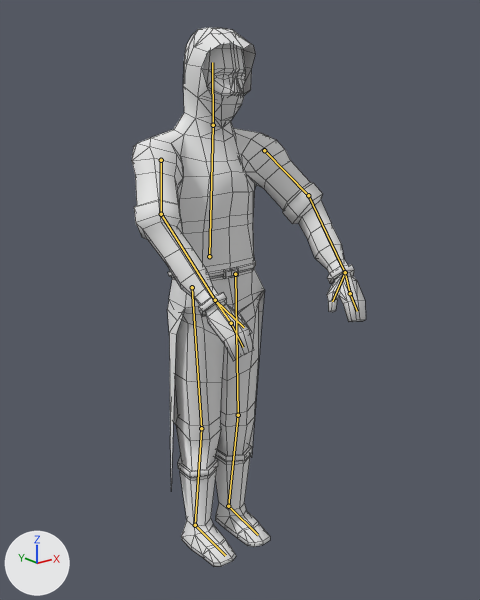
A saved change to the Blender file Assets/Models/MainChar/MainChar.blend.
Rendered twice from a 50 mm camera at (-36.0, -47.6, 47.3) aimed at (0.2, -2.3, 29.2). The axes (+X, +Y, +Z) are drawn at lower left. The lights are the same throughout. The bones that bend it are drawn over the model as lines. Mesh edges are drawn as thin lines.
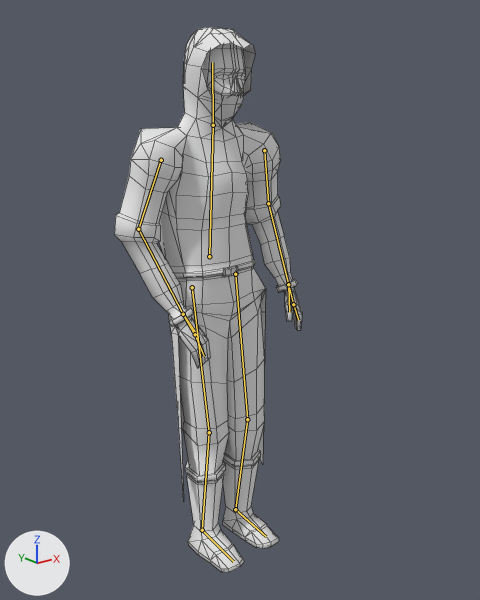
The newer file adds an action. The first version stands in its rest pose; the second is drawn at frame 0 of the action 'Idle w/o sword'.

Boxes [x1, y1, x2, y2] around the edits, measured in the pictures (480 x 600 px):
'Plane', posed (20% narrower): before [132, 27, 366, 567]; after [114, 27, 302, 573]
bone 'Bone.006', root to tip: before (264, 150) to (308, 195); after (264, 150) to (268, 203)
bone 'Bone.007', root to tip: before (308, 195) to (345, 272); after (268, 203) to (288, 284)
bone 'Bone.019', root to tip: before (345, 272) to (332, 301); after (288, 284) to (289, 312)
bone 'Bone.021', root to tip: before (345, 272) to (350, 293); after (288, 284) to (293, 304)
bone 'Bone.004', root to tip: before (161, 160) to (161, 214); after (161, 160) to (138, 229)
bone 'Bone.005', root to tip: before (161, 214) to (215, 300); after (138, 229) to (183, 314)
bone 'Bone.024', root to tip: before (215, 300) to (244, 327); after (183, 314) to (198, 336)
bone 'Bone.027', root to tip: before (215, 300) to (231, 323); after (183, 314) to (195, 334)
bone 'Bone.011', root to tip: before (192, 287) to (201, 428); after (192, 287) to (209, 432)
bone 'Bone.012', root to tip: before (201, 428) to (195, 525); after (209, 432) to (202, 530)
bone 'Bone.010', root to tip: before (235, 274) to (238, 415); after (235, 274) to (247, 419)
bone 'Bone.013', root to tip: before (238, 415) to (228, 506); after (247, 419) to (235, 509)
bone 'Bone.015', root to tip: before (228, 506) to (258, 535); after (235, 509) to (266, 536)

The change in detail:
Bone 'Bone.006' (bone_bone_006) turns from (0, 0, 0) to (49, 5, -29) degrees about its own x, y and z.
Bone 'Bone.007' (bone_bone_007) turns from (0, 0, 0) to (-19, 3, 17) degrees about its own x, y and z.
Bone 'Bone.019' (bone_bone_019) turns from (0, 0, 0) to (0, -12, 16) degrees about its own x, y and z.
Bone 'Bone.021' (bone_bone_021) turns from (0, 0, 0) to (-7, -18, -5) degrees about its own x, y and z.
Bone 'Bone.004' (bone_bone_004) turns from (0, 0, 0) to (-30, -16, -29) degrees about its own x, y and z.
Bone 'Bone.005' (bone_bone_005) turns from (0, 0, 0) to (5, 3, 24) degrees about its own x, y and z.
Bone 'Bone.024' (bone_bone_024) turns from (0, 0, 0) to (-21, -35, 35) degrees about its own x, y and z.
Bone 'Bone.027' (bone_bone_027) turns from (0, 0, 0) to (-7, -48, 0) degrees about its own x, y and z.
Bone 'Bone.011' (bone_bone_011) turns from (0, 0, 0) to (-5, 0, 0) degrees about its own x, y and z.
Bone 'Bone.012' (bone_bone_012) turns from (0, 0, 0) to (5, 0, 0) degrees about its own x, y and z.
Bone 'Bone.010' (bone_bone_010) turns from (0, 0, 0) to (-6, 0, 0) degrees about its own x, y and z.
Bone 'Bone.013' (bone_bone_013) turns from (0, 0, 0) to (8, 0, 0) degrees about its own x, y and z.
Bone 'Bone.015' (bone_bone_015) turns from (0, 0, 0) to (-6, 0, 0) degrees about its own x, y and z.
